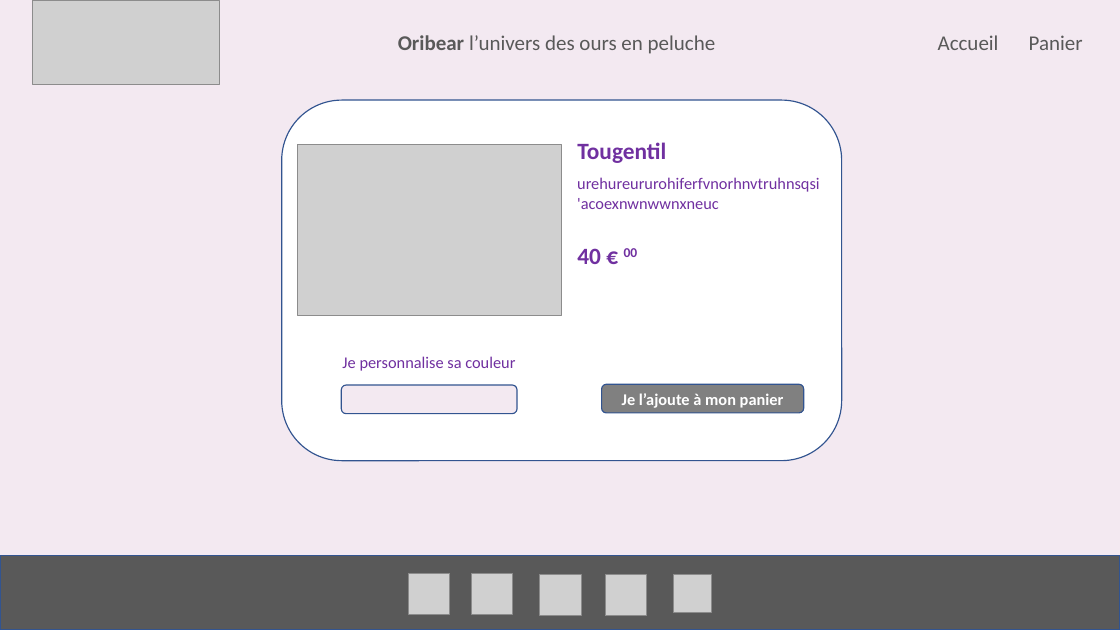
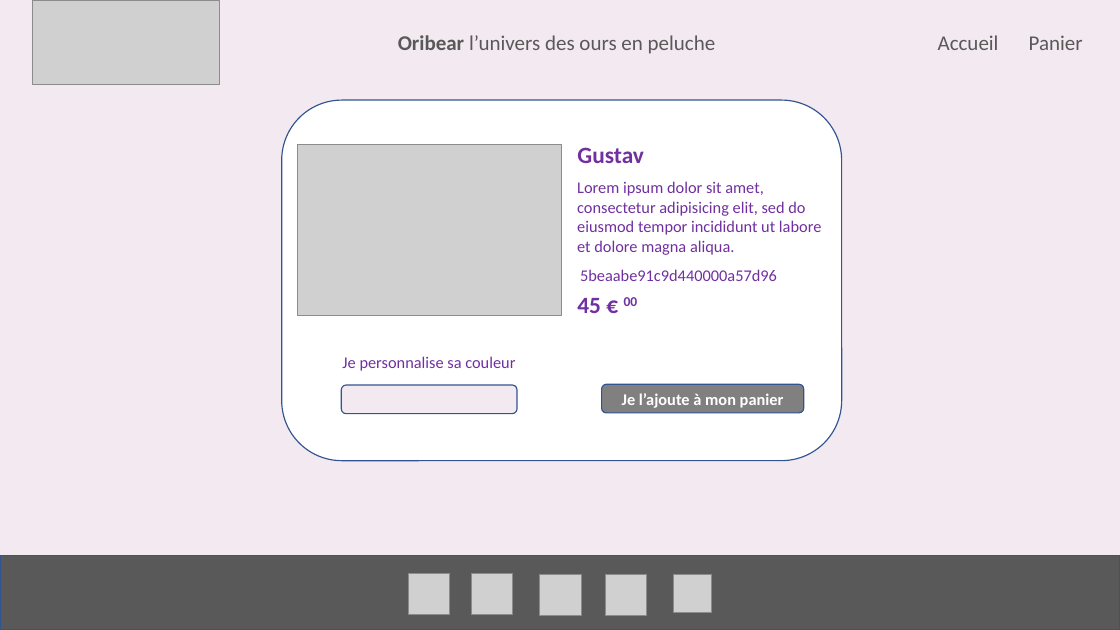
Before and after one commit to darethlao/orinoco, a slide deck: slide 5 of design marquette/orinoco_webdesign_model.pptx. Drawn at 1120x630 pixels with LibreOffice and Linux fonts; fonts in the diff are those of the drawing; grey boxes stand for pictures; background and template pictures are left out. Boxes give left, top, right and bottom in pixels: in the first picture for what was removed or moved away, otherwise in the second. Text is boxed around its words. In the diff, an @@ line names an element or a change of style, - is before the commit and + after.

```diff
--- a/design marquette/orinoco_webdesign_model.pptx
+++ b/design marquette/orinoco_webdesign_model.pptx
@@ text removed at (577,142,666,163) @@
-Tougentil
@@ text added at (577,147,644,163), 20 pt, text #7030A0, bold @@
+Gustav
@@ text removed at (577,177,820,209) @@
-urehureururohiferfvnorhnvtruhnsqsi'acoexnwnwwnxneuc
@@ text added at (577,181,821,255), 14 pt, text #7030A0 @@
+Lorem ipsum dolor sit amet, consectetur adipisicing elit, sed do eiusmod tempor incididunt ut labore et dolore magna aliqua.
@@ text added at (580,269,777,281), 14 pt, text #7030A0 @@
+5beaabe91c9d440000a57d96
@@ text at (577,297,638,313): text changed @@
-40 € 00
+45 € 00
```
Also in this commit, not shown: 7 other slides changed, 1 slide added, 13 other files.
